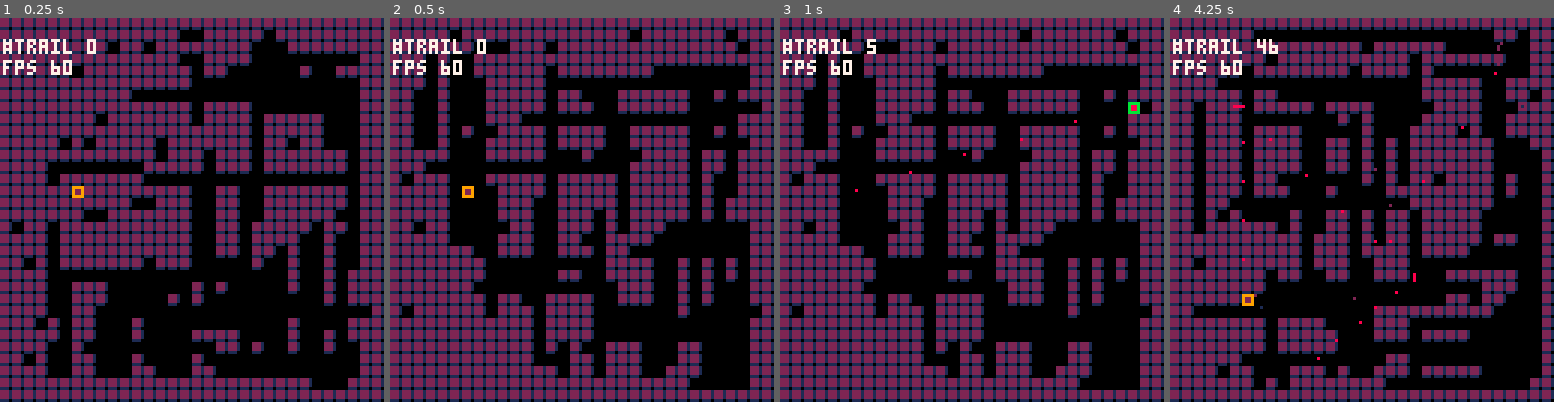
Above: before the commit, frames 1-4 (left to right).
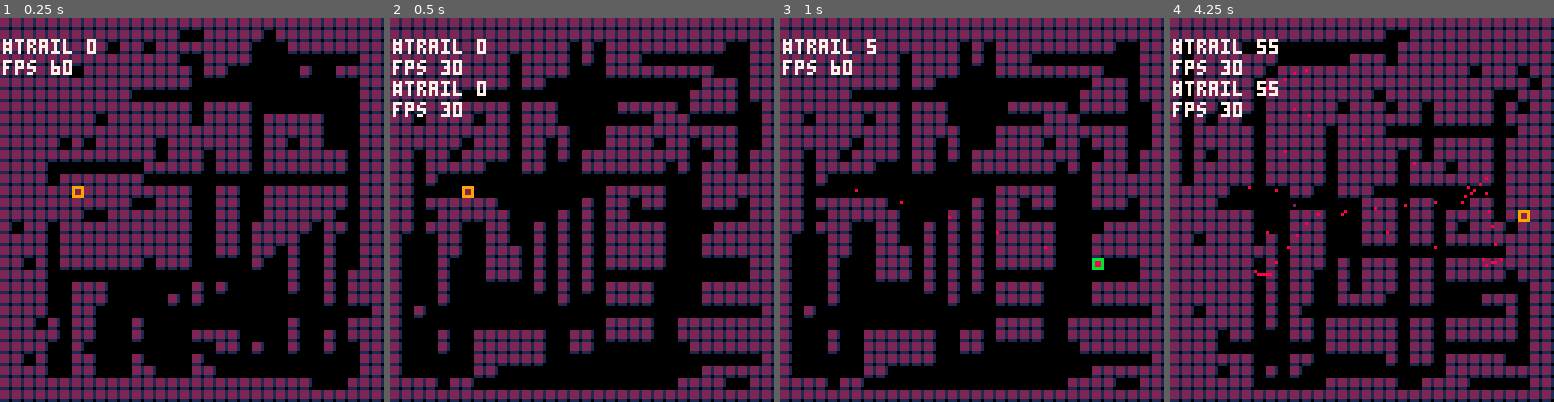
Above: after the commit, the same moments.

Repository: tmelot2/pico-8
Game: PICO-8 cartridge maze1.p8
Same seed, same stepped clock (60 frames per second), same inputs: the game is played once before the commit and once after it.
Inputs:
- Up to frame 1 (0.25 s): no input
- Up to frame 2 (0.5 s): tap X (X key) at 0.33 s
- Up to frame 3 (1 s): tap O (Z key) at 0.7 s
- Up to frame 4 (4.25 s): tap X (X key) at 1.07, 1.85, 2.97, 4.08 s; hold Right 1.6-2.1 s; tap O (Z key) every 0.4 s from 1.7 to 4.1 s; hold Up 2.15-2.42 s; hold Right 2.47-3.03 s; hold Left 3.08-3.58 s; hold Down 3.63-3.97 s; hold Right from 4.02 s (still down)

Frame 1 is identical in both runs. In frame 2, 42% of the frame differs, in the area x 0-97%, y 3-97%; in frame 3, 42%; in frame 4, 41%.

Commit message:
Cleanup, add trail variance

Diff:
--- a/maze1.p8
+++ b/maze1.p8
@@ -11,8 +11,12 @@
 maze={}
 t=0
 
+-- player
 p={}
-ps={}
+-- player trail
+pt={}
+
+-- animation system
 anim={}
 
 logfile='log.txt'
@@ -57,6 +61,32 @@
 		end
 	end
 
+	initmaze_wizard(m)
+
+	-- add perimeter
+	for x=1,MAZE_SIZE do
+		for y=1,MAZE_SIZE do
+			if x==1 or x==MAZE_SIZE then m[x][y]=true end
+			if y==1 or y==MAZE_SIZE then m[x][y]=true end
+		end
+	end
+
+	-- fullness
+	tot=MAZE_SIZE*MAZE_SIZE
+	filled=0
+	for x=1,MAZE_SIZE do
+		for y=1,MAZE_SIZE do
+			if m[x][y] then filled+=1 end
+		end
+	end
+	printh('maze filled '..flr(100*(filled/tot))..'%',logfile)
+
+	-- todo: add start, exit
+
+	return m
+end
+
+function initmaze_wizard(m)
 	-- carve hallways
 	-- todo: replace with sloped lines
 	for carves=1,frnd(15)+20 do
@@ -101,27 +131,6 @@
 		end
 	end
 	printh('removed '..removed,logfile)
-
-	-- add perimeter
-	for x=1,MAZE_SIZE do
-		for y=1,MAZE_SIZE do
-			if x==1 or x==MAZE_SIZE then m[x][y]=true end
-			if y==1 or y==MAZE_SIZE then m[x][y]=true end
-		end
-	end
-
-	-- fullness
-	tot=MAZE_SIZE*MAZE_SIZE
-	filled=0
-	for x=1,MAZE_SIZE do
-		for y=1,MAZE_SIZE do
-			if m[x][y] then filled+=1 end
-		end
-	end
-	printh('maze filled '..flr(100*(filled/tot))..'%',logfile)
-
-	-- todo: add start, exit
-
 	return m
 end
 
@@ -160,26 +169,22 @@
 
 function updateplayertrail()
 	if getAnimation('player.x') then
-		add(ps,{x=p.x+1, y=p.y+1, t=0})
-	end
-	adddebug('#trail '..#ps)
+		add(pt,{x=p.x+1, y=p.y+1, t=frnd(50)})
+	end
+	adddebug('#trail '..#pt)
 end
 
 function drawplayer()
 	drawplayertrail()
 	sspr(p.sx,p.sy, 4,4, p.x,p.y)
-	-- adddebug('p.mx '..p.mx)
-	-- adddebug('p.my '..p.my)
-	-- adddebug('p.x '..p.x)
-	-- adddebug('p.y '..p.y)
 end
 
 function drawplayertrail()
-	pdur=150
-	for par in all(ps) do
-		par.t+=frnd(3)
+	pdur=250
+	for par in all(pt) do
+		par.t+=frnd(2)
 		if par.t>pdur then
-			del(ps,par)
+			del(pt,par)
 		else
 			-- fade
 			pal={8,2,1}
